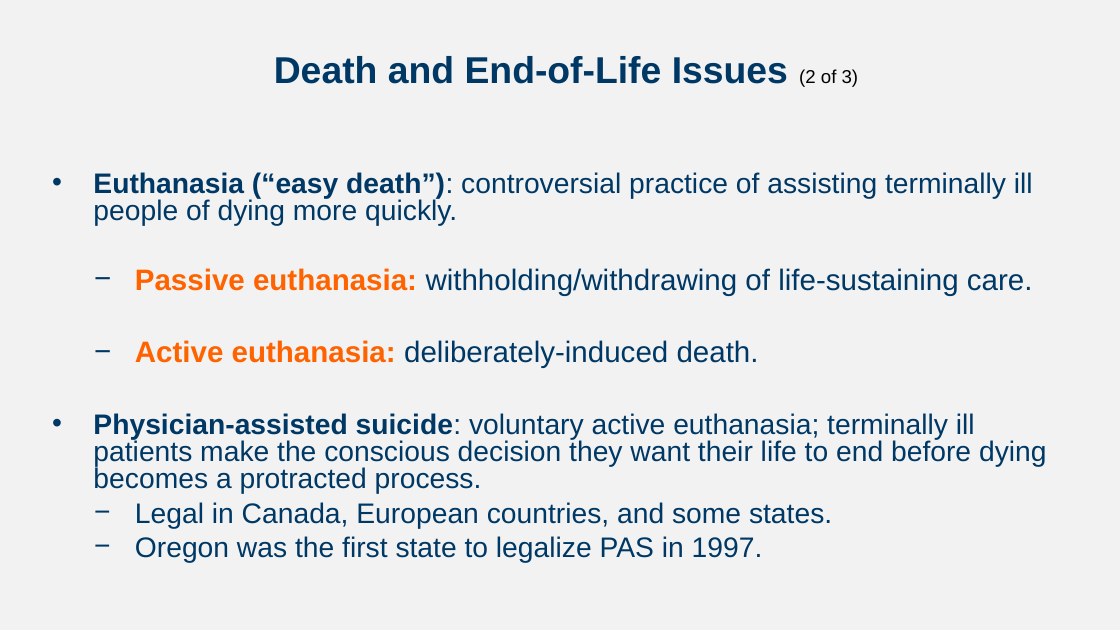
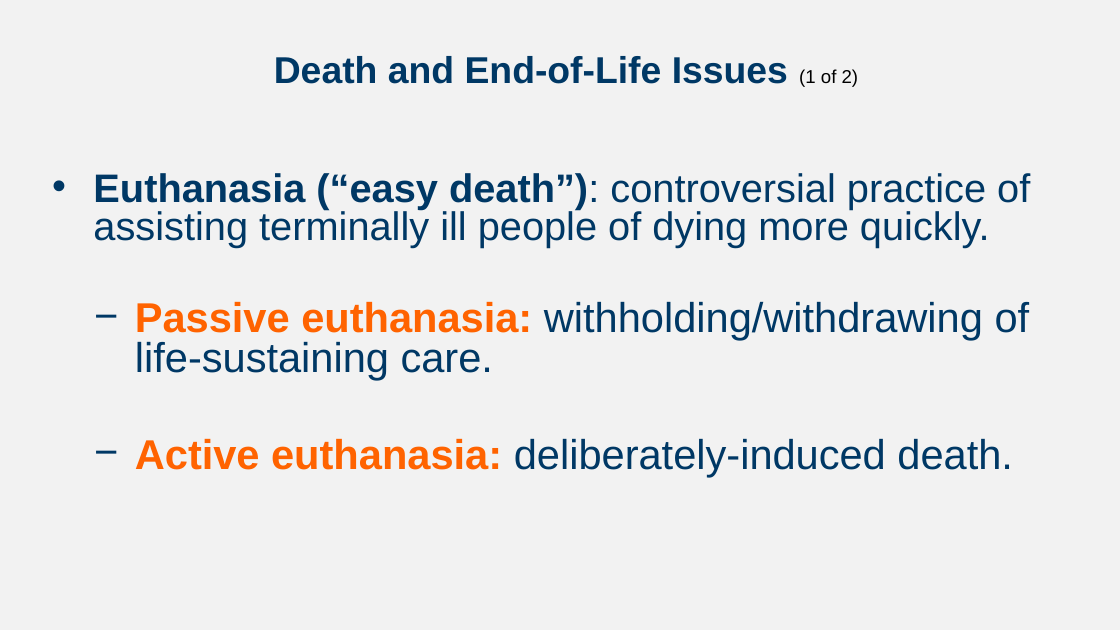
Before and after one commit to npm27/Teaching-Materials, a slide deck: slide 6 of Developmental Spring 24/Slides/Chapter 16.pptx. Drawn at 1120x630 pixels with LibreOffice and Linux fonts; fonts in the diff are those of the drawing. Boxes give left, top, right and bottom in pixels: in the first picture for what was removed or moved away, otherwise in the second. Text is boxed around its words. In the diff, an @@ line names an element or a change of style, - is before the commit and + after.

```diff
--- a/Developmental Spring 24/Slides/Chapter 16.pptx
+++ b/Developmental Spring 24/Slides/Chapter 16.pptx
@@ title at (x1=274, y1=56, x2=859, y2=87): text changed @@
-Death and End-of-Life Issues (2 of 3)
+Death and End-of-Life Issues (1 of 2)
@@ text "Euthanasia (“easy death”): controversial practice ..." at (x1=93, y1=173, x2=1030, y2=476): size 24.2 to 34.1 pt in "Euthanasia (“easy death”): controversial practice of assisti ..."; size 25.3 to 35.6 pt in "Passive euthanasia: withholding/withdrawing of life-sustaini ...", "Active euthanasia: deliberately-induced death." @@
@@ text at (x1=93, y1=413, x2=1047, y2=563): paragraphs removed @@
-• Physician-assisted suicide: voluntary active euthanasia; terminally ill patients make the conscious decision they want their life to end before dying becomes a protracted process.
-  − Legal in Canada, European countries, and some states.
-  − Oregon was the first state to legalize PAS in 1997.
```
Also in this commit, not shown: 10 other slides changed, 8 slides added, 6 slides removed, 16 other files.
